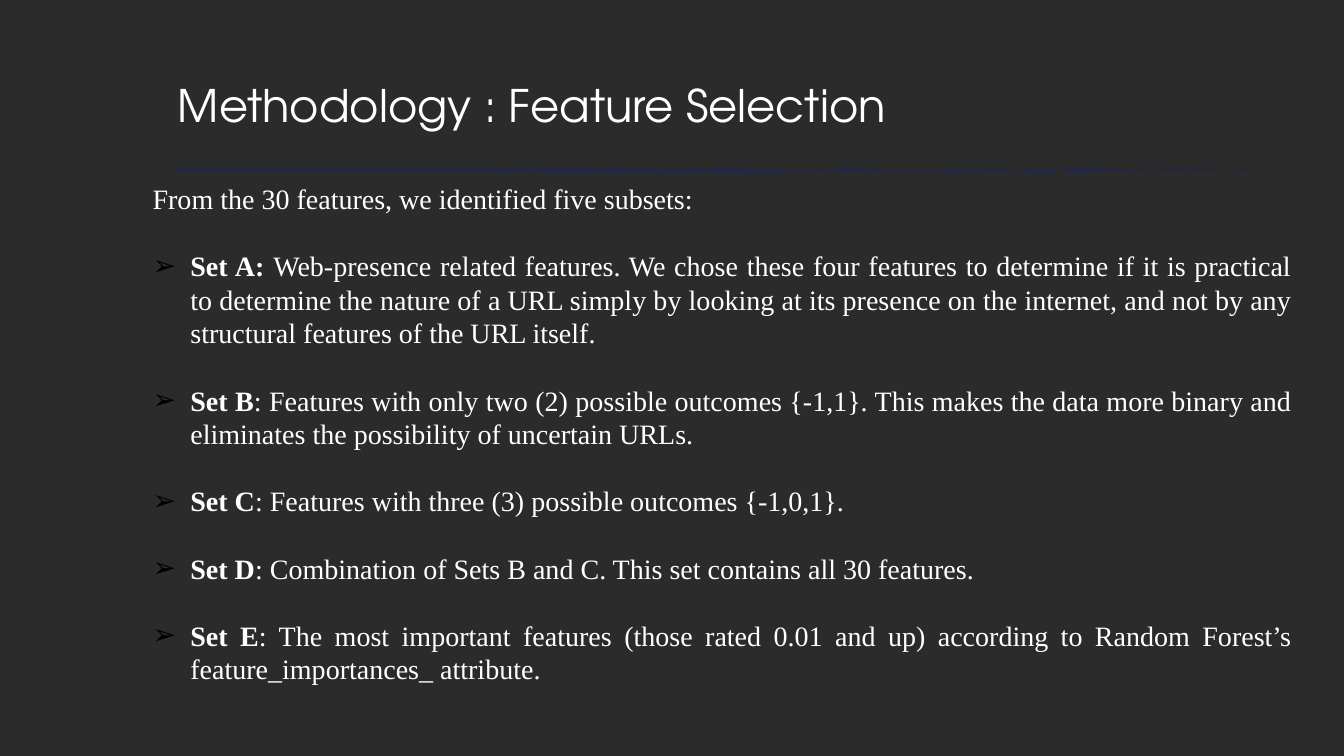
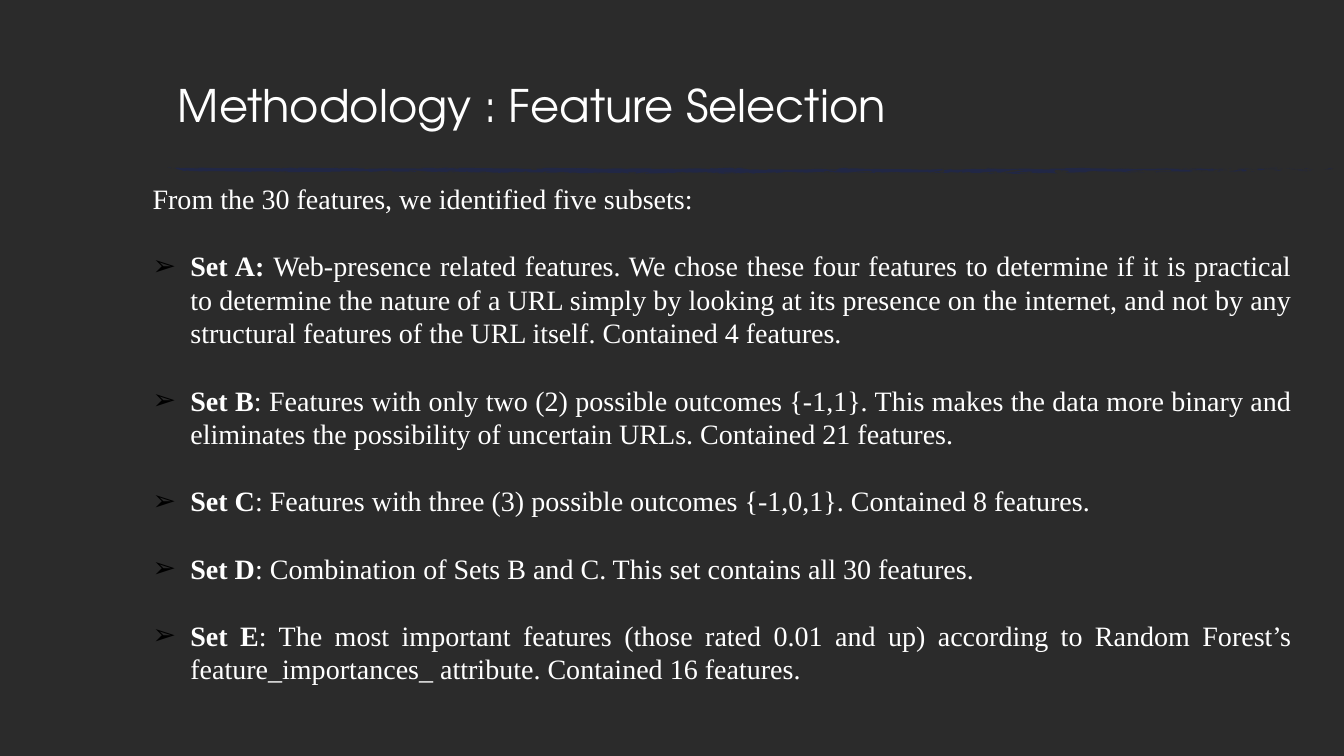
Before and after one commit to zxz003/phishing_Detect, a slide deck: slide 7 of Docs/FinalPresentation.pptx. Drawn at 1344x756 pixels with LibreOffice and Linux fonts; fonts in the diff are those of the drawing; background and template pictures are left out; a plain dark background stands for a picture behind light text. Boxes give left, top, right and bottom in pixels: in the first picture for what was removed or moved away, otherwise in the second. Text is boxed around its words. In the diff, an @@ line names an element or a change of style, - is before the commit and + after.

```diff
--- a/Docs/FinalPresentation.pptx
+++ b/Docs/FinalPresentation.pptx
@@ text at bbox=[190, 256, 1290, 517]: text changed @@
-➢ Set A: Web-presence related features. We chose these four features to determine if it is practical to determine the nature of a URL simply by looking at its presence on the internet, and not by any structural features of the URL itself.
-➢ Set B: Features with only two (2) possible outcomes {-1,1}. This makes the data more binary and eliminates the possibility of uncertain URLs.
-➢ Set C: Features with three (3) possible outcomes {-1,0,1}.
+➢ Set A: Web-presence related features. We chose these four features to determine if it is practical to determine the nature of a URL simply by looking at its presence on the internet, and not by any structural features of the URL itself. Contained 4 features.
+➢ Set B: Features with only two (2) possible outcomes {-1,1}. This makes the data more binary and eliminates the possibility of uncertain URLs. Contained 21 features.
+➢ Set C: Features with three (3) possible outcomes {-1,0,1}. Contained 8 features.
@@ text at bbox=[190, 626, 1291, 685]: text changed @@
-➢ Set E: The most important features (those rated 0.01 and up) according to Random Forest’s feature_importances_ attribute.
+➢ Set E: The most important features (those rated 0.01 and up) according to Random Forest’s feature_importances_ attribute. Contained 16 features.
```
Also in this commit, not shown: 1 other slide changed, 1 other file.
